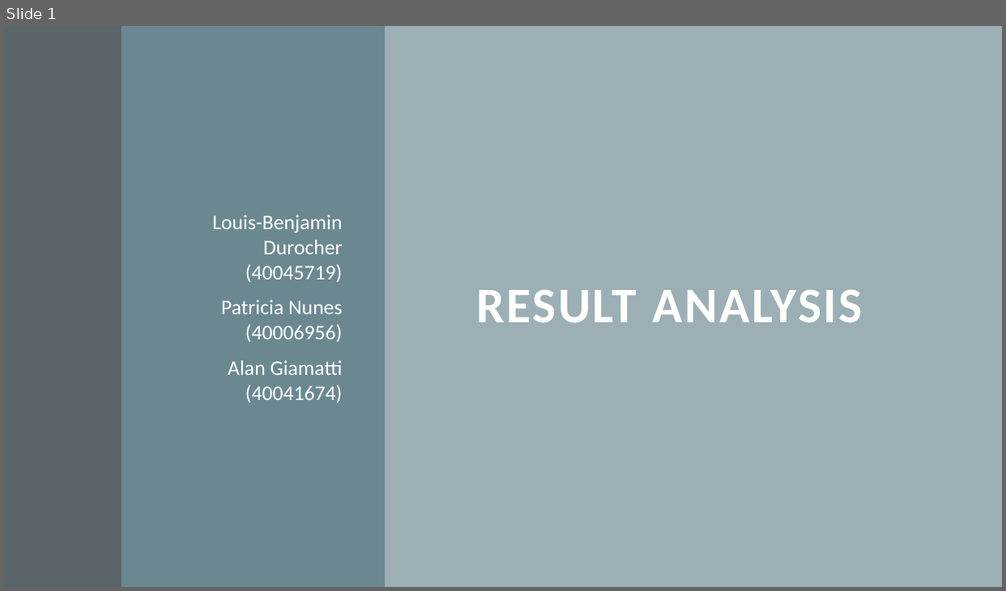
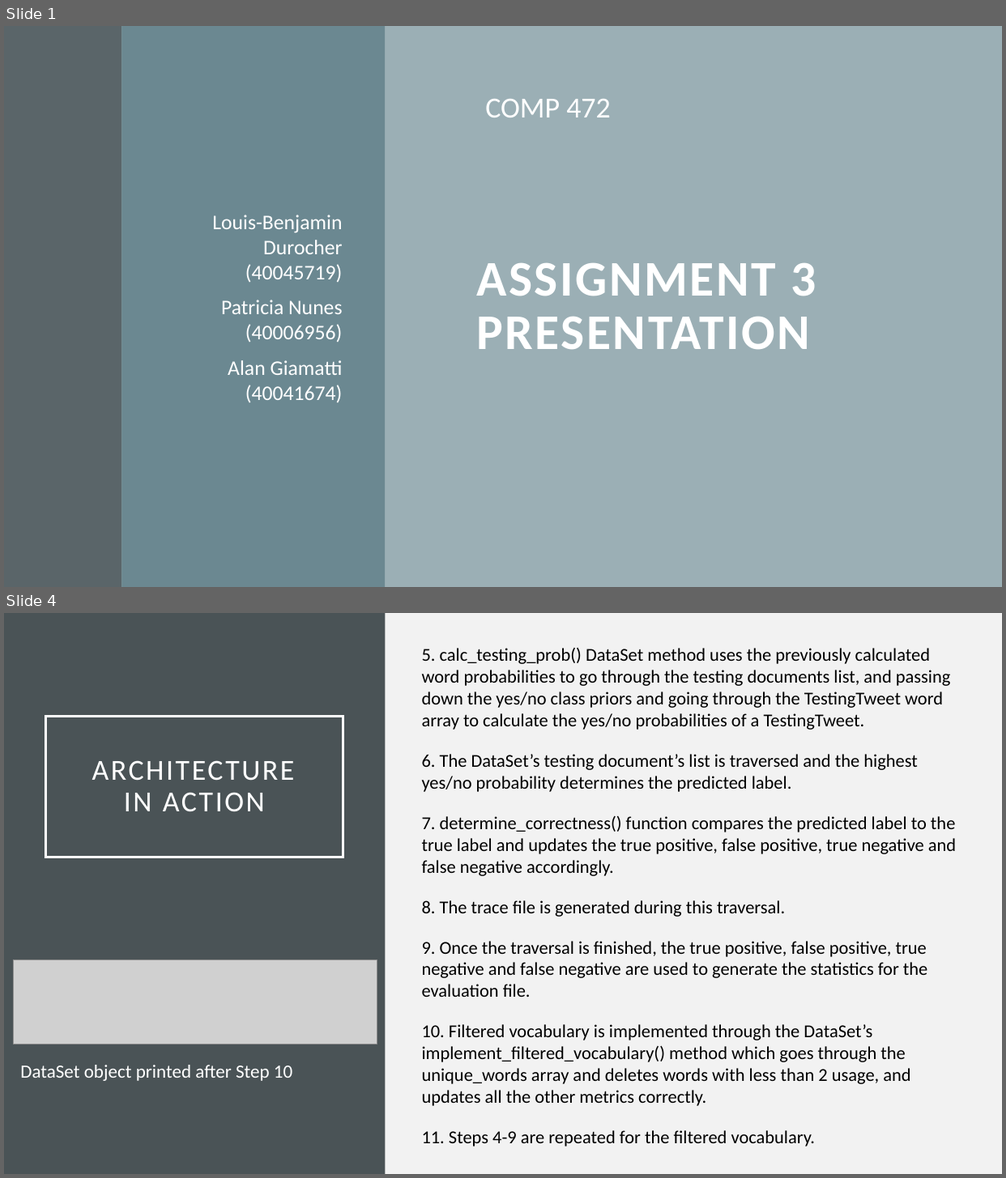
Before and after one commit to patnunes/COMP472, a slide deck: A3_Analysis.pptx. Shown one above the other, each under a label of ours: slide 1 before the commit, slides 1 and 4 after it; the slides between them are not shown. The pictures are 1006x591 and 1006x1178 pixels, drawn with LibreOffice and Linux fonts; fonts in the diff are those of the drawing; grey boxes stand for pictures. Boxes give left, top, right and bottom in pixels: in the first picture for what was removed or moved away, otherwise in the second. Text is boxed around its words. In the diff, an @@ line names an element or a change of style, - is before the commit and + after.

```diff
--- a/A3_Analysis.pptx
+++ b/A3_Analysis.pptx
@@ slide 4 added at [4, 613, 1002, 1174], background #F2F2F2 @@
@@ rectangle added at [4, 613, 385, 1174], fill #4A5356 @@
@@ text added at [422, 648, 956, 1147], 17.5 pt, text #000000 @@
+5. calc_testing_prob() DataSet method uses the previously calculated word probabilities to go through the testing documents list, and passing down the yes/no class priors and going through the TestingTweet word array to calculate the yes/no probabilities of a TestingTweet.
+6. The DataSet’s testing document’s list is traversed and the highest yes/no probability determines the predicted label.
+7. determine_correctness() function compares the predicted label to the true label and updates the true positive, false positive, true negative and false negative accordingly.
+8. The trace file is generated during this traversal.
+9. Once the traversal is finished, the true positive, false positive, true negative and false negative are used to generate the statistics for the evaluation file.
+10. Filtered vocabulary is implemented through the DataSet’s implement_filtered_vocabulary() method which goes through the unique_words array and deletes words with less than 2 usage, and updates all the other metrics correctly.
+11. Steps 4-9 are repeated for the filtered vocabulary.
@@ rectangle added at [46, 717, 343, 858], outline #FFFFFF 2.5 pt, 28 pt, text #FFFFFF @@
+ARCHITECTURE
+IN ACTION
@@ picture added at [13, 960, 377, 1044] @@
@@ text added at [20, 1065, 292, 1081], 18 pt, text #FFFFFF @@
+DataSet object printed after Step 10
@@ slide 1 changed as well @@
@@ text added at [485, 99, 611, 118], 28 pt, text #FFFFFF @@
+COMP 472
@@ title at [476, 263, 816, 349]: text changed @@
-RESULT ANALYSIS
+ASSIGNMENT 3 PRESENTATION
```
Also in this commit, not shown: 11 other slides added, 4 slides removed.
